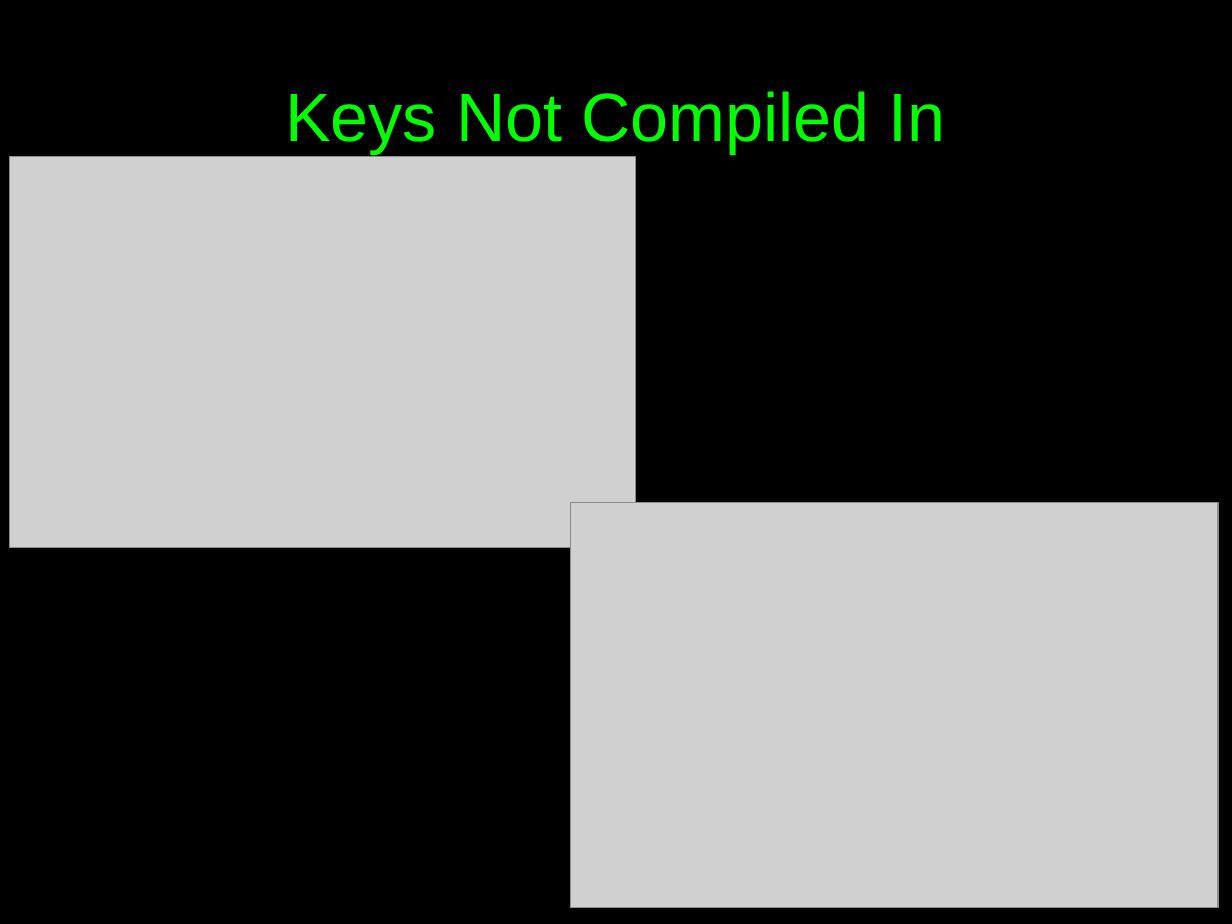
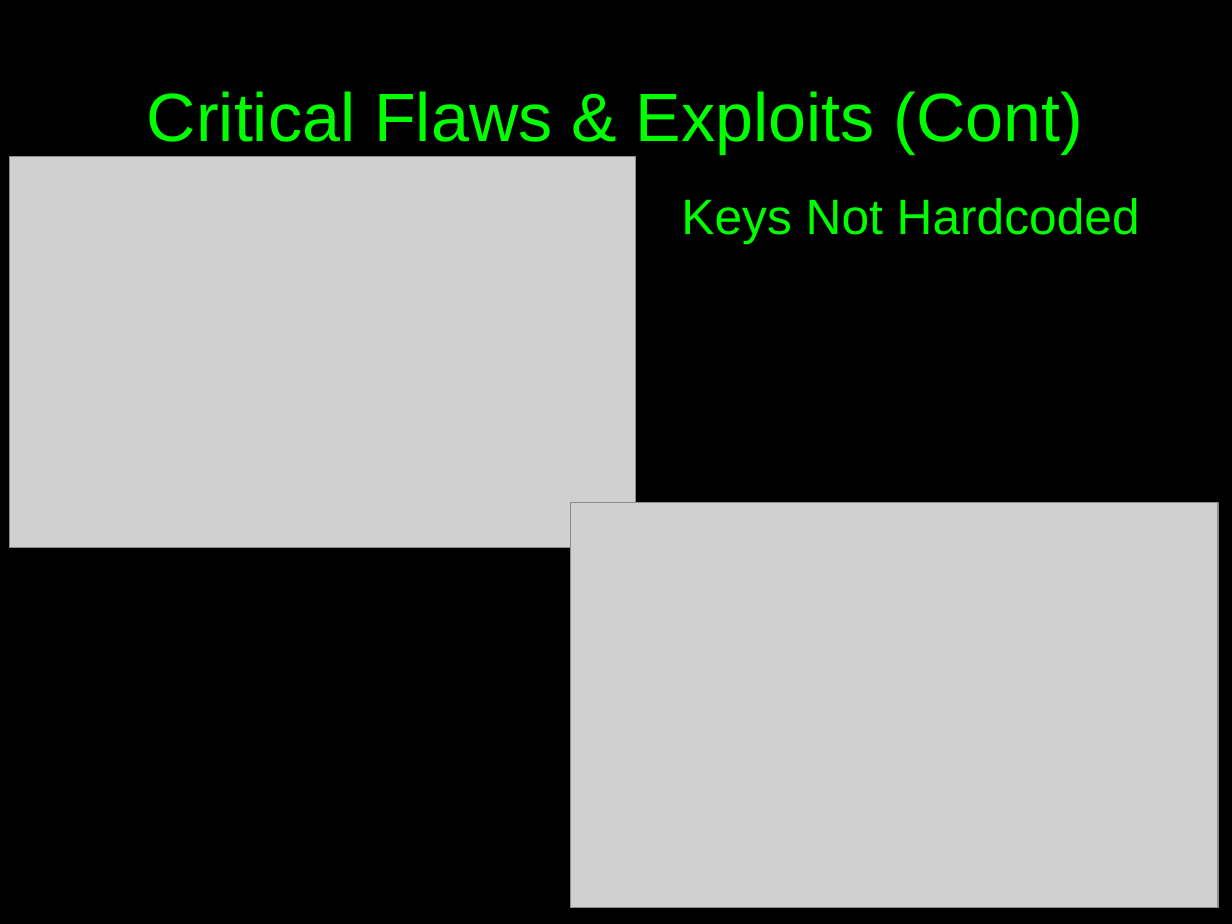
Before and after one commit to c00w/Crypto-Final-Project, a slide deck: slide 11 of Attack Presentation.odp (slide 7 before the commit). Drawn at 1232x924 pixels with LibreOffice and Linux fonts; fonts in the diff are those of the drawing; grey boxes stand for pictures. Boxes give left, top, right and bottom in pixels: in the first picture for what was removed or moved away, otherwise in the second. Text is boxed around its words. In the diff, an @@ line names an element or a change of style, - is before the commit and + after.

```diff
--- a/Attack Presentation.odp
+++ b/Attack Presentation.odp
@@ title at [147,91,1084,153]: text changed @@
-Keys Not Compiled In
+Critical Flaws & Exploits (Cont)
@@ text added at [681,198,1140,243], 32 pt, text #00FF00 @@
+Keys Not Hardcoded
```
Also in this commit, not shown: 5 other slides changed, 9 slides added, 6 slides removed, 2 other files.
